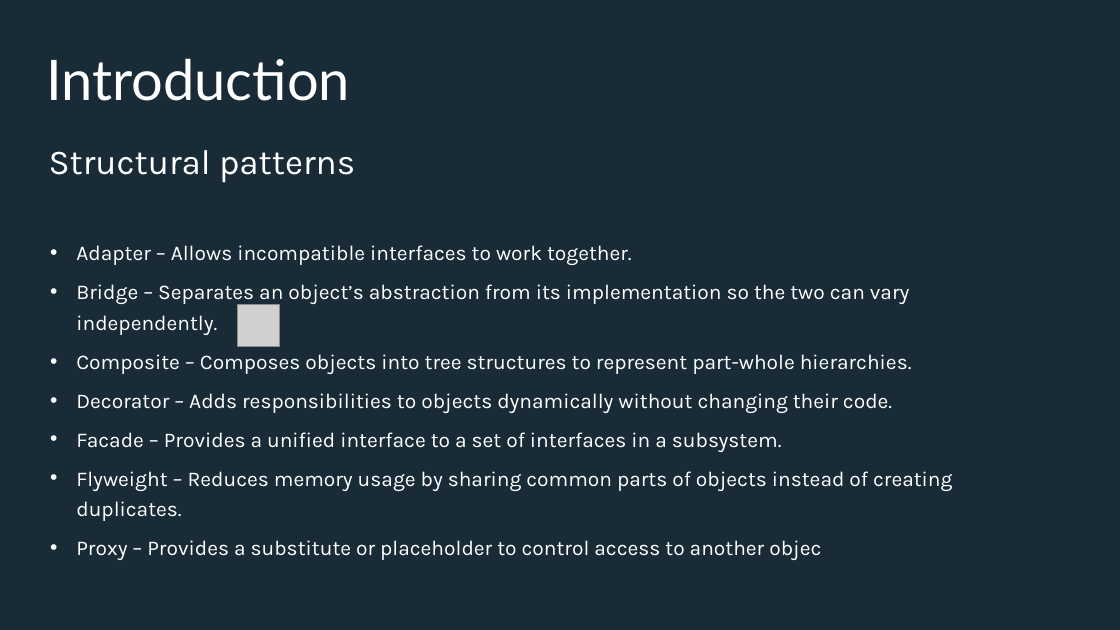
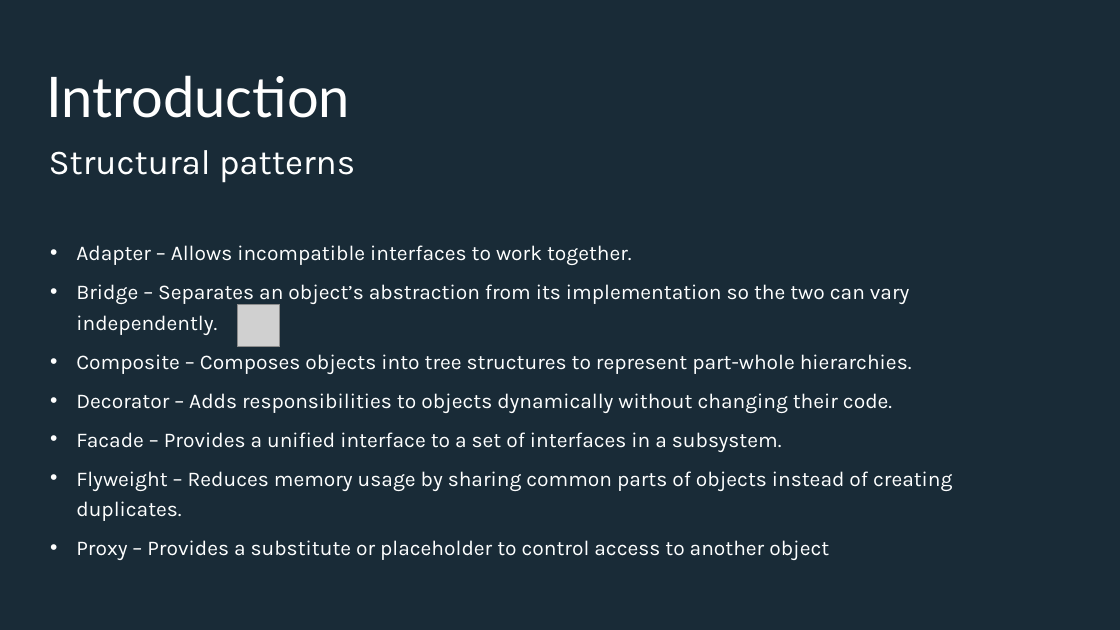
Before and after one commit to Iamsdl/Endava-DesignPatterns, a slide deck: slide 7 of PPT/Back to the basics, explaining design patterns with real life examples - Bridge & Prototype.pptx (slide 5 before the commit). Drawn at 1120x630 pixels with LibreOffice and Linux fonts; fonts in the diff are those of the drawing; grey boxes stand for pictures; background and template pictures are left out. Boxes give left, top, right and bottom in pixels: in the first picture for what was removed or moved away, otherwise in the second. Text is boxed around its words. In the diff, an @@ line names an element or a change of style, - is before the commit and + after.

```diff
--- a/PPT/Back to the basics, explaining design patterns with real life examples - Bridge & Prototype.pptx
+++ b/PPT/Back to the basics, explaining design patterns with real life examples - Bridge & Prototype.pptx
@@ title "Introduction": place and size @@
-title "Introduction" at (46,58,350,101)
+title "Introduction" at (46,75,350,118)
@@ text at (76,540,829,560): text changed @@
-• Proxy – Provides a substitute or placeholder to control access to another objec
+• Proxy – Provides a substitute or placeholder to control access to another object
```
Also in this commit, not shown: 15 other slides changed, 5 slides added, 26 other files.
